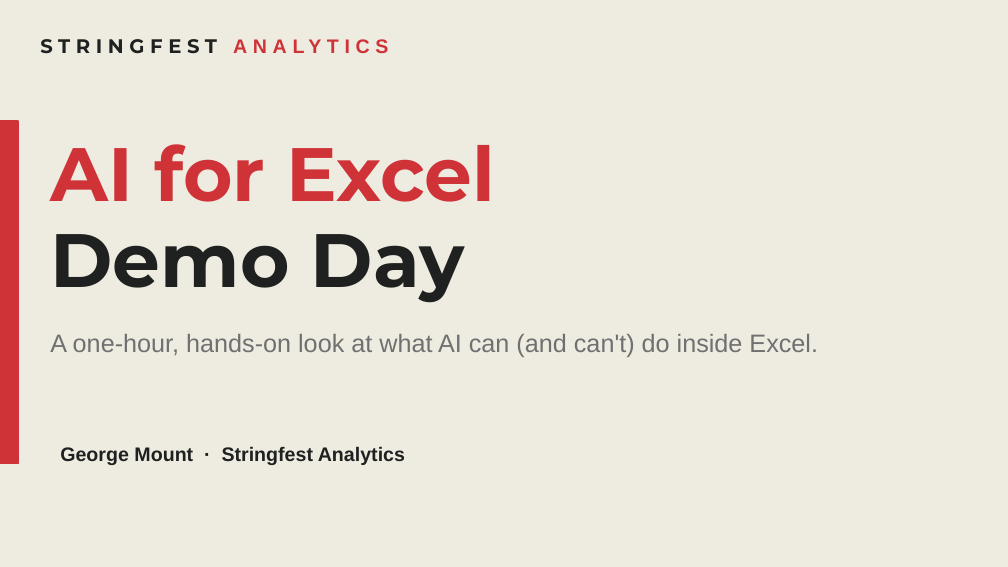
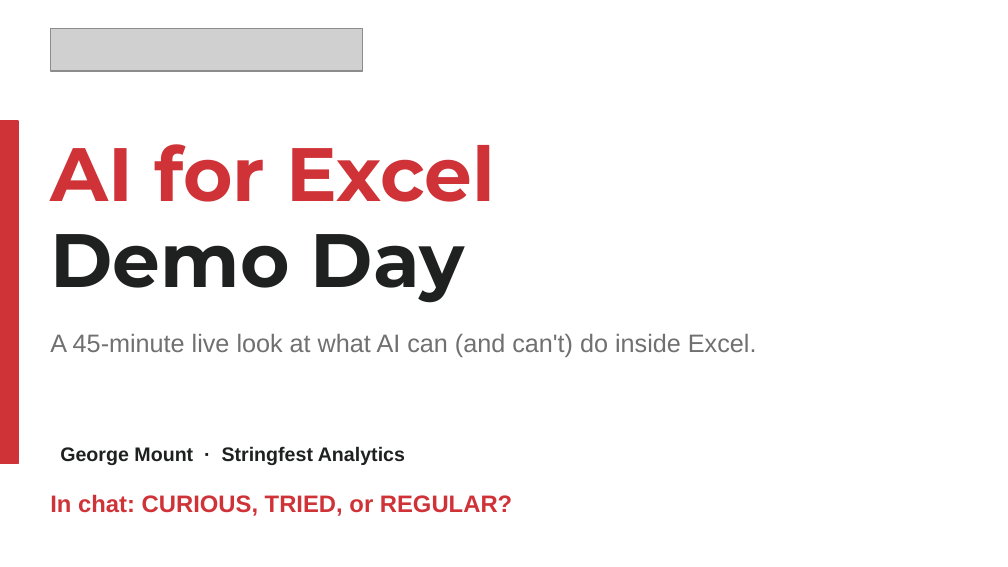
Before and after one commit to stringfestdata/ai-for-excel-demo-day, a slide deck: slide 1 of AI-for-Excel-Demo-Day.pptx. Drawn at 1008x567 pixels with LibreOffice and Linux fonts; fonts in the diff are those of the drawing; grey boxes stand for pictures. Boxes give left, top, right and bottom in pixels: in the first picture for what was removed or moved away, otherwise in the second. Text is boxed around its words. In the diff, an @@ line names an element or a change of style, - is before the commit and + after.

```diff
--- a/AI-for-Excel-Demo-Day.pptx
+++ b/AI-for-Excel-Demo-Day.pptx
@@ background #EEECE1 to #FFFFFF @@
@@ text removed at bbox=[40, 25, 444, 66] @@
-STRINGFEST ANALYTICS
@@ picture added at bbox=[50, 28, 363, 72] @@
@@ text at bbox=[50, 334, 757, 357]: text changed @@
-A one-hour, hands-on look at what AI can (and can't) do inside Excel.
+A 45-minute live look at what AI can (and can't) do inside Excel.
@@ text added at bbox=[50, 494, 512, 516], 17 pt, text #CF3338, bold @@
+In chat: CURIOUS, TRIED, or REGULAR?
```
Also in this commit, not shown: 16 other slides changed, 1 slide added, 1 slide removed, 5 other files.
